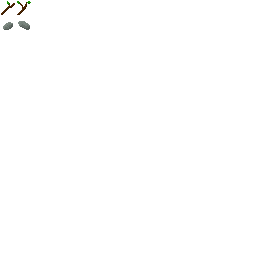
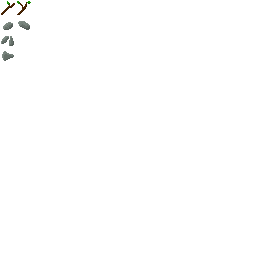
Layers edited between the first and the second (256, 256) image:
painted on "Background" over [1, 36, 14, 61]
